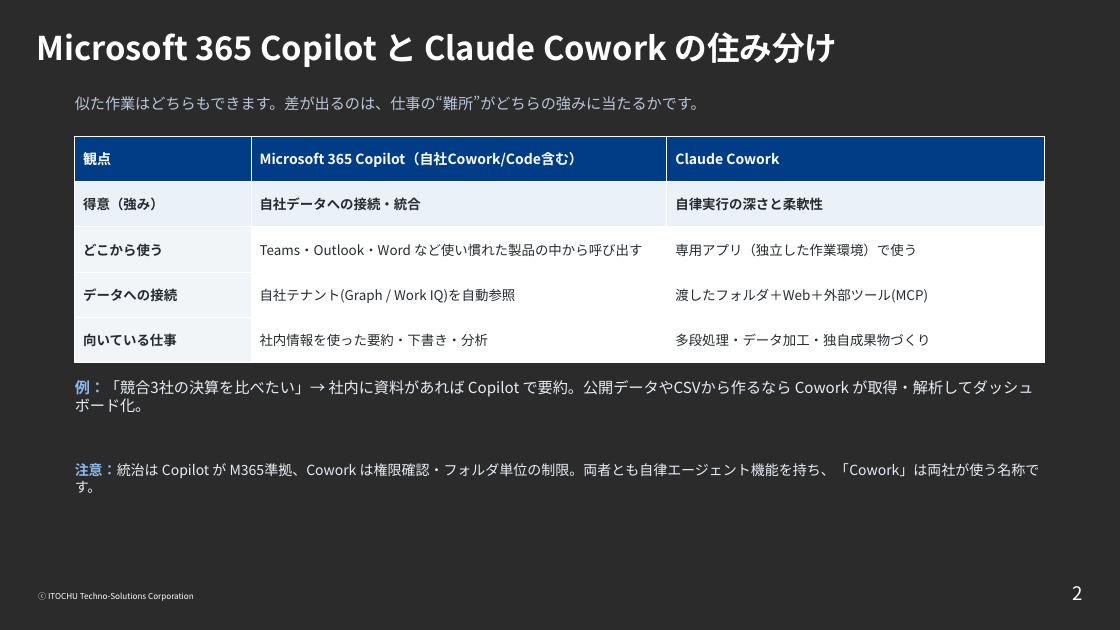
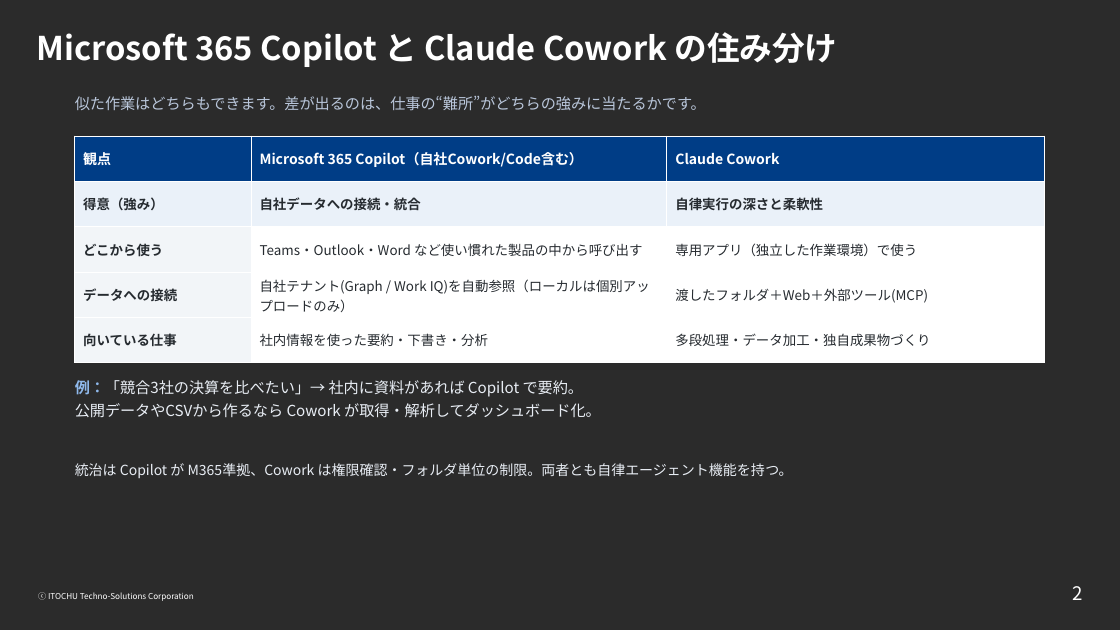
Before and after one commit to ctc-itkr/claude-hands-on, a slide deck: slide 2 of 配布/Copilot_Cowork_競合比較.pptx. Drawn at 1120x630 pixels with LibreOffice and Linux fonts; fonts in the diff are those of the drawing; background and template pictures are left out; a plain dark background stands for a picture behind light text. Boxes give left, top, right and bottom in pixels: in the first picture for what was removed or moved away, otherwise in the second. Text is boxed around its words. In the diff, an @@ line names an element or a change of style, - is before the commit and + after.

```diff
--- a/配布/Copilot_Cowork_競合比較.pptx
+++ b/配布/Copilot_Cowork_競合比較.pptx
@@ table at bbox=[75, 136, 1045, 363] @@
-row 4, column 2: 自社テナント(Graph / Work IQ)を自動参照
+row 4, column 2: 自社テナント(Graph / Work IQ)を自動参照（ローカルは個別アップロードのみ）
@@ text at bbox=[75, 380, 601, 418]: text changed @@
-例：「競合3社の決算を比べたい」→ 社内に資料があれば Copilot で要約。公開データやCSVから作るなら Cowork が取得・解析してダッシュボード化。
+例：「競合3社の決算を比べたい」→ 社内に資料があれば Copilot で要約。
+公開データやCSVから作るなら Cowork が取得・解析してダッシュボード化。
@@ text at bbox=[75, 463, 793, 478]: text changed @@
-注意：統治は Copilot が M365準拠、Cowork は権限確認・フォルダ単位の制限。両者とも自律エージェント機能を持ち、「Cowork」は両社が使う名称です。
+統治は Copilot が M365準拠、Cowork は権限確認・フォルダ単位の制限。両者とも自律エージェント機能を持つ。
```
Also in this commit, not shown: 2 other slides changed.
